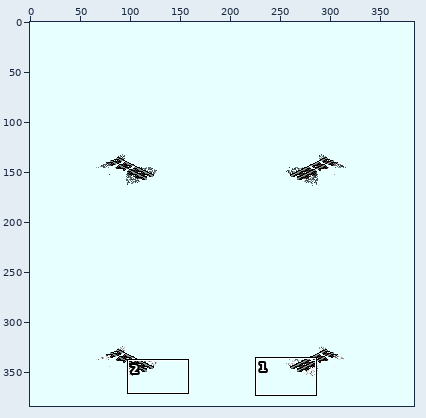
Sprite sheet, stored at pakset/infrastructure/crossings/images/crossing_track_narrow_130.png. Above: a wide view before the commit, with the close-up outlined.
Close-up. As it was:
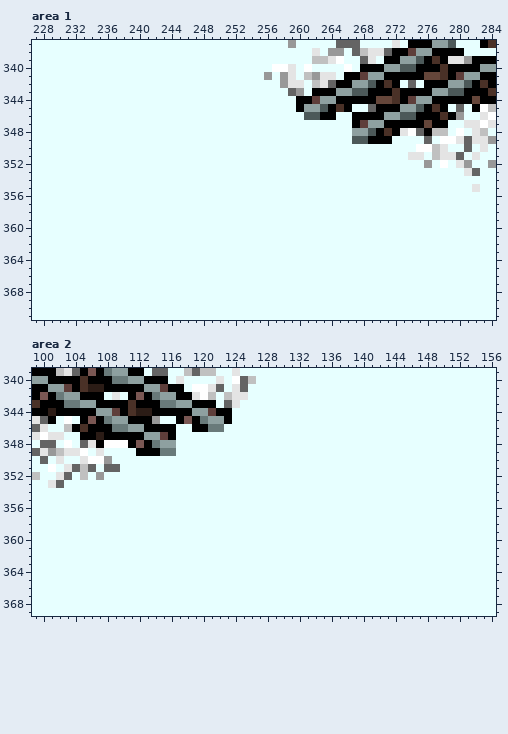
The file is 384x384 pixels. Colours within 5 levels of each other are drawn and written as one. Shown: area 1: x 227..284, y 337..371; area 2: x 99..156, y 339..369. The commit also changed other parts of the picture, which this record leaves out.
And afterwards:
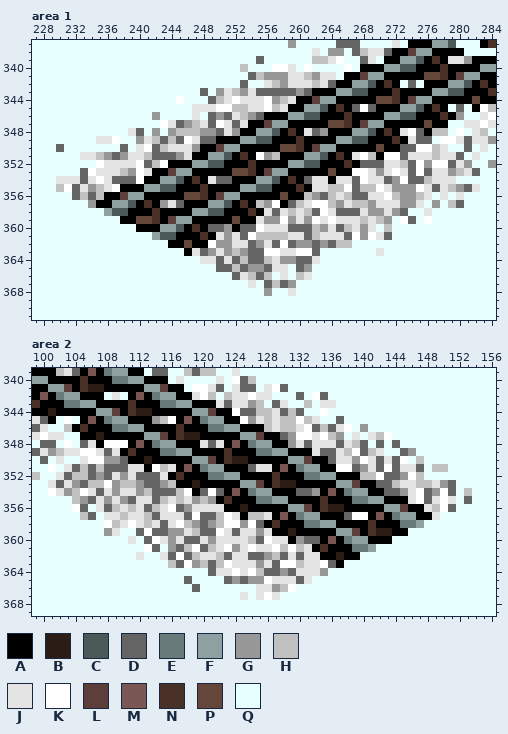
Palette (. is transparent): A #000000  B #2b1c16  C #4c5959  D #646464  E #697a7a  F #8ea0a0  G #989898  H #c0c0c0  J #e4e4e4  K #ffffff  L #5e3e3a  M #7a5753  N #4a3127  P #65463a  Q #e7ffff
What changed:
Changed rows in their new state; - is an unchanged pixel.
Area 1:
first column x 230:
339 -------------------------D--------------------------
340 -----------------------H----------------------------
341 ------------------------DH-G--J---------------------
342 -----------------------D--JH---J--------------------
343 ------------------D-GJHGJDDDD--D--------------------
344 ---------------K---DHJKJJJKGHJ----------------------
345 -----------------JJJKKHHJJKHJA-------DK-------------
346 ------------G----J-DGDJHGDAAAFF----AN---------------
347 -------------KJDGHJDKJDJAALFFAAAAAPPN---------------
348 ---------JD-G-GHHHGGDJGAAFFCANAJDGAAA---------------
349 -----JJK--GJHDHDKJDDAAAFFCCAAANAAAAFF-----NAJD------
350 D-------D-JKDHJJJGAALFFAAAAAPPNALFFAAAAAPAADD-------
351 ---JJHGDGJJHDDDGJAAFFCANAKGHAAAFFCANAJKHAKKD--J-----
352 -----KJJJJKDHKAAAFFCCAAANAAAAFFCCAAANADDDJJHDK-K-D--
353 ---DKJJJHGKJAALFFAAAAAPPNALFFAAAAAPAAKKJGJKJDKDJJGH-
354 JJJDJKJDDDKAAFFCANAJDDAAAFFCANADJJAJJDKJJDGKDDHJJJ--
355 HKDJGHJKAAAFFCCAAANAAAAFFCCAAANAJJHHKDHHKJGGGKJDJHGD
356 --DHDHAALFFAAAAAPPNALFFAAAAAPAAHGDHJHDDJJKHGGHJ-J-J-
357 ----GAAFFCANAGJDAAAFFCANAHGKADHJKKHGJHHGJJJGGJ-G-HD-
358 ------FCCAAANAAAAFFCCAAANAJDJHJHDKJDDDJGGJGD--J-----
359 --------AAPPNALFFAAAAAPAAJGGKGJGKJKJJJHJHG-KD-K-----
360 ----------AAAFFCANADDGADDKJJJDDDHGJDHJGJ-H----------
361 ------------FCCAAANAJGJDKHHHHJJDHJJJDKGKJD----------
362 --------------AAPAAKGGJJDGJDKDGGDGDHH---------------
363 ----------------AJDGJGHGDDKKJJKKD-------J-----------
364 ------------------JJDJDHDDHJGGDDJ-------------------
365 --------------------DDHDGGDJJ-DG--------------------
366 ----------------------DJHDH-J-HJ--------------------
367 ------------------------J-DHDG----------------------
368 --------------------------G--J----------------------
Area 2:
first column x 101:
341 -------------------------D-JKD-----------------------
342 -------------------------KJJ---D-KD------------------
343 ---------------------J--JGH-DJ--H-JJ-----------------
344 -----------------------KDDHHJDHD--K------------------
345 --------------HK-------AKGJHJHHKHJ--D----------------
346 ----------------NA----FFAAAHJHHJKDHDJK-G-------------
347 ----------------NBBAAAAAFFLAADGKKJKHG-J-JHK----------
348 ----------------AAAJDJAMAEFFAAGJDJJJDJHD-D-D---------
349 -----K-DJAN-----FFAAAANAAAEEFFAAAJDDJHKDHJ--DG-------
350 --------GDAABAAAAAFFLANBBAAAAAFFLAADJJGKJDJDK-H------
351 ------H--DJJAKHJAMAEFFAAADJJAMAEFFAAKKDGJDKDJJD-HH---
352 ---H-D-DJGJDDDJANAAAEEFFAAAANAAAEEFFAAAHHKDDGKH------
353 --JGDHHKGHHGDDGHAABAAAAAFFLANBBAAAAAFFLAADDHJJHHJGD--
354 KJGHKJDJGJJGHDDDHKADKDAMAEFFAAADDGAMAEFFAADDGJKDGKD-H
355 ---HGDJGJGDJJDHJHJGHGANAAAEEFFAAAANAAAEEFFAAAJKDJKJ-D
356 ---KD-JDHJHJDHJKDGJJJJAABAAAAAFFLANBBAAAAAFFLAAJHKD--
357 ----HD-JJHJJHDJJJDKDDHKJAHHJAMAEFFAAADKKAMAEFFAAJ----
358 -------KHJKJHJDJKHGDGHKKGKDANAAAEEFFAAAANAAAEEF------
359 -------GJ--DKDDGGJHDDKJDJJGJAABAAAAAFFLANBBAA--------
360 ----------J-DKJGJDDJGJJJJHDKJJAGDDAMAEFFAAA----------
361 ------------KD-GDHKDHJKGJKJJKHKHJANAAAEEF------------
362 -----------J--JDKDHJJHDJJDDGHDJDJJAABAA--------------
363 ---------------HDKGHDHKJJJGJDKKHJJKDA----------------
364 --------------------DJJKJKHDDGDJJJG------------------
365 -----------------D----DGDGGKJJJDJ--------------------
366 ------------------D-------JJGHK----------------------
367 ------------------------J-JKJ------------------------
Boxes around the changes in both close-ups, in picture pixels (x1, y1, x2, y2):
changed: (56, 56, 472, 296)
changed: (48, 384, 472, 600)
